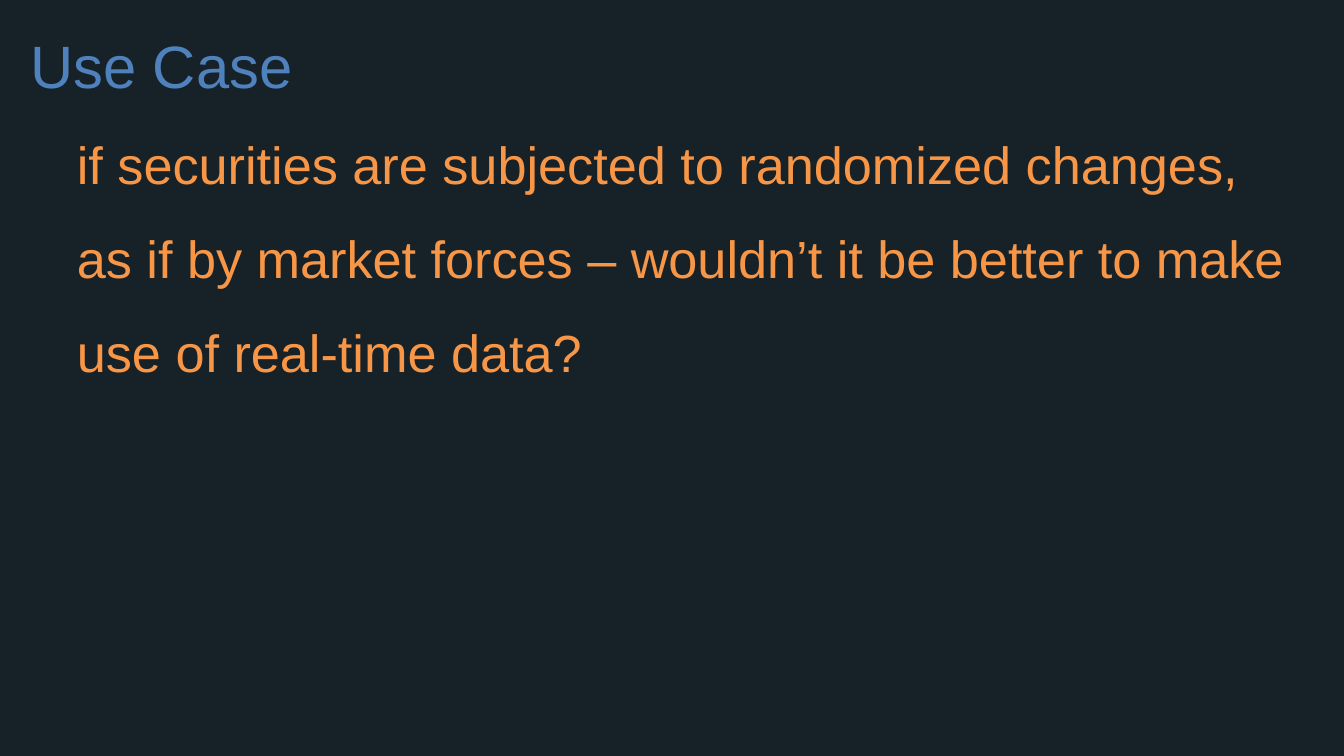
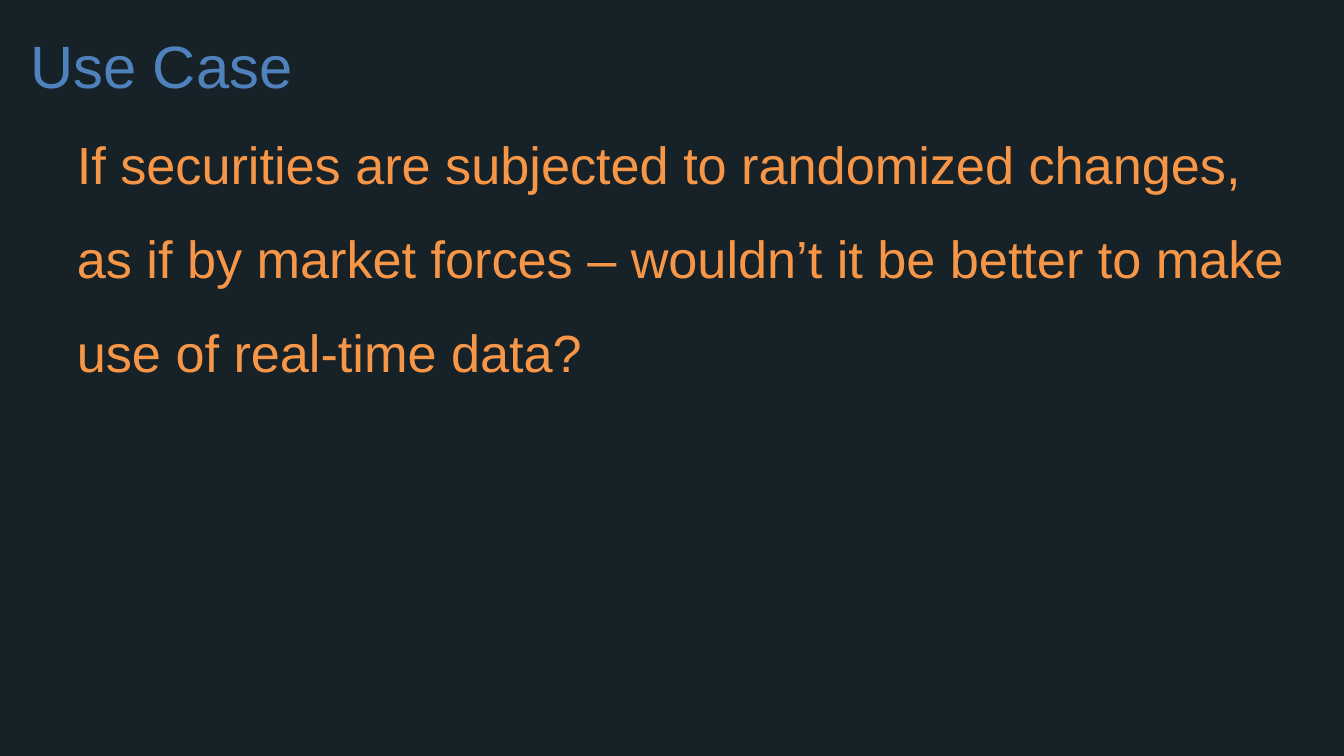
Before and after one commit to ajitkadari/cloud-native-workshop, a slide deck: slide 15 of presentations/Session_1_Getting_Started_With_Microservices.pptx. Drawn at 1344x756 pixels with LibreOffice and Linux fonts; fonts in the diff are those of the drawing; background and template pictures are left out. Boxes give left, top, right and bottom in pixels: in the first picture for what was removed or moved away, otherwise in the second. Text is boxed around its words. In the diff, an @@ line names an element or a change of style, - is before the commit and + after.

Commit message:
Wording update

```diff
--- a/presentations/Session_1_Getting_Started_With_Microservices.pptx
+++ b/presentations/Session_1_Getting_Started_With_Microservices.pptx
@@ text at (77, 146, 1284, 373): text changed @@
-if securities are subjected to randomized changes, as if by market forces – wouldn’t it be better to make use of real-time data?
+If securities are subjected to randomized changes, as if by market forces – wouldn’t it be better to make use of real-time data?
```
Also in this commit, not shown: 8 other slides changed.
